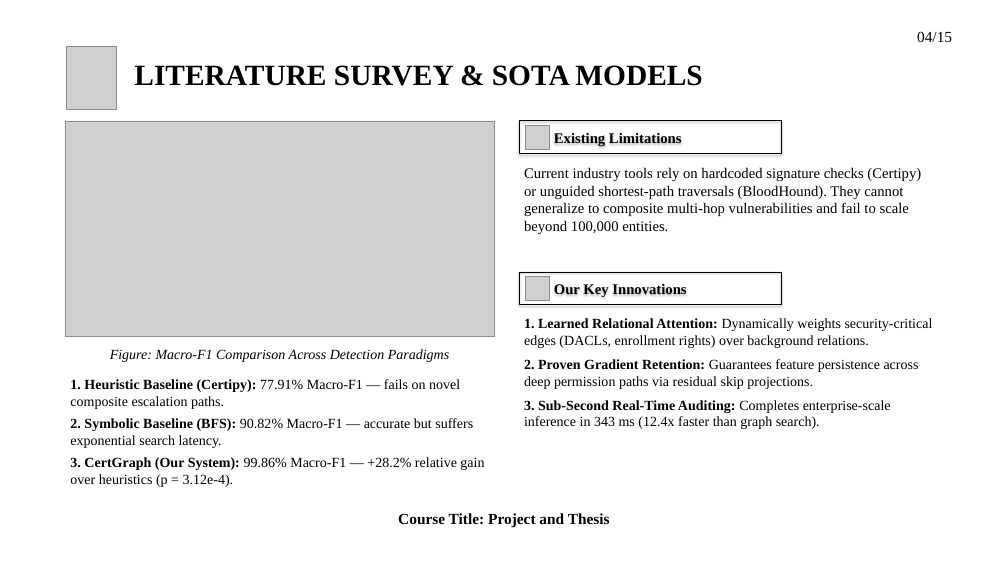
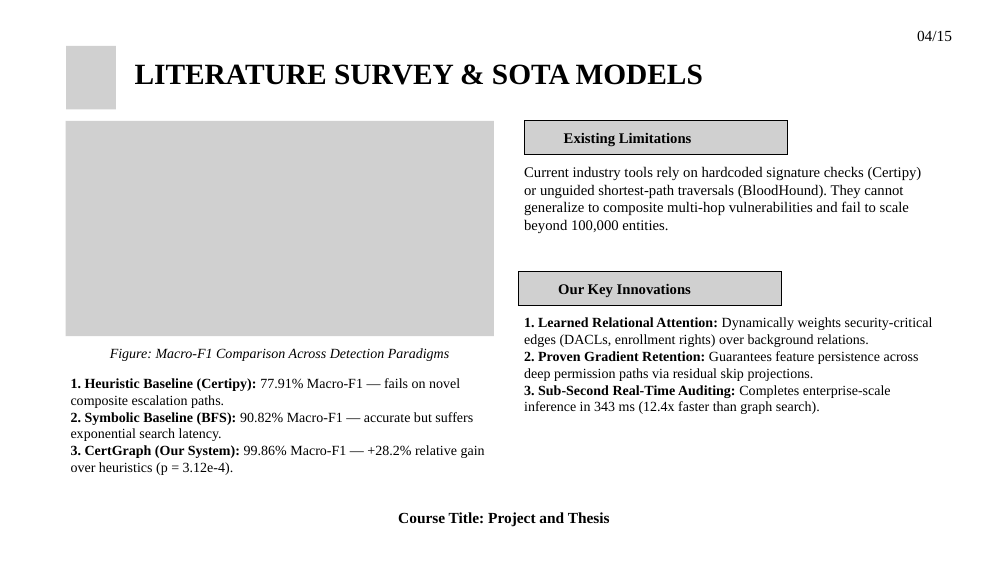
Before and after one commit to hasanshahriar32/GOAD, a slide deck: slide 4 of thesis_paper/certgraph_thesis_defense.pptx. Drawn at 1008x567 pixels with LibreOffice and Linux fonts; fonts in the diff are those of the drawing; grey boxes stand for pictures; background and template pictures are left out. Boxes give left, top, right and bottom in pixels: in the first picture for what was removed or moved away, otherwise in the second. Text is boxed around its words. In the diff, an @@ line names an element or a change of style, - is before the commit and + after.

Commit message:
feat: add slide diagram generation scripts and update presentation figures and layouts

```diff
--- a/thesis_paper/certgraph_thesis_defense.pptx
+++ b/thesis_paper/certgraph_thesis_defense.pptx
@@ text "04/15" at (917, 30, 952, 41): line spacing 1 to 26.4pt @@
@@ text "LITERATURE SURVEY & SOTA MODELS" at (135, 64, 703, 85): line spacing 1 to 50.4pt @@
@@ text "Existing Limitations" at (564, 133, 692, 146): line spacing 1 to 25.2pt; outline #000000 1.5 pt to none; shadow off @@
@@ text "Existing Limitations": place and size @@
-text "Existing Limitations" at (519, 121, 781, 154)
+text "Existing Limitations" at (564, 133, 692, 146)
@@ picture added at (524, 121, 787, 155) @@
@@ text "Current industry tools rely on ..." at (524, 166, 922, 233): line spacing 1 to 25.2pt @@
@@ text "Our Key Innovations": place and size @@
-text "Our Key Innovations" at (519, 272, 781, 305)
+text "Our Key Innovations" at (558, 284, 691, 297)
@@ text "Our Key Innovations" at (558, 284, 691, 297): line spacing 1 to 25.2pt; outline #000000 1.5 pt to none; shadow off @@
@@ picture added at (519, 272, 782, 305) @@
@@ outline redrawn in 4 elements at (66, 46, 116, 109), (66, 121, 494, 336), (525, 125, 549, 149), (525, 277, 549, 300) @@
@@ text "1. Learned Relational Attention: Dynamically ..." at (524, 317, 933, 414): line spacing 1 to 24pt; less space between paragraphs @@
@@ text "1. Heuristic Baseline (Certipy): 77.91% ..." at (71, 378, 485, 475): line spacing 1 to 24pt; less space between paragraphs @@
```
Also in this commit, not shown: 12 other slides changed, 3 slides added, 1 slide removed, 15 other files.
